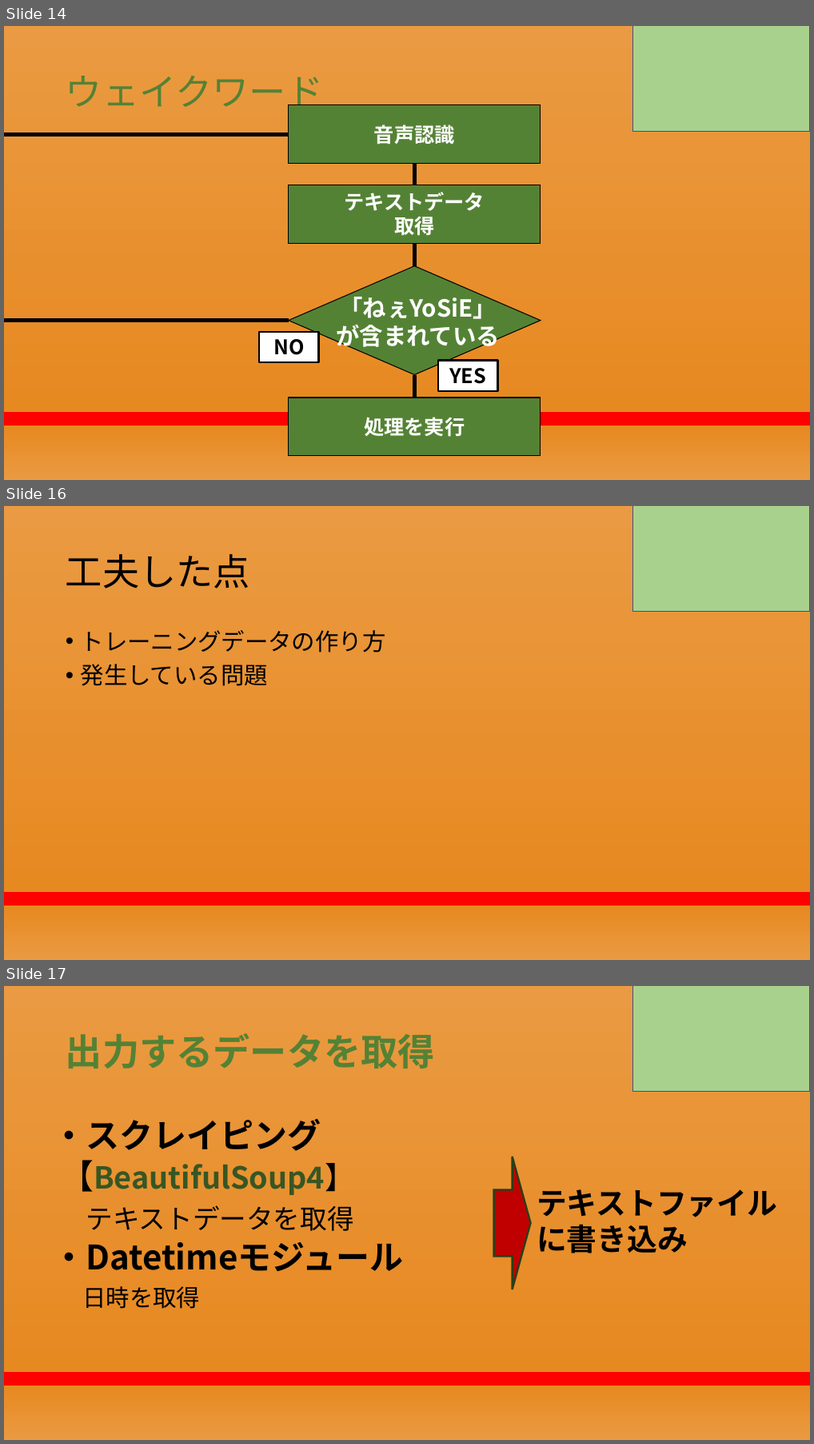
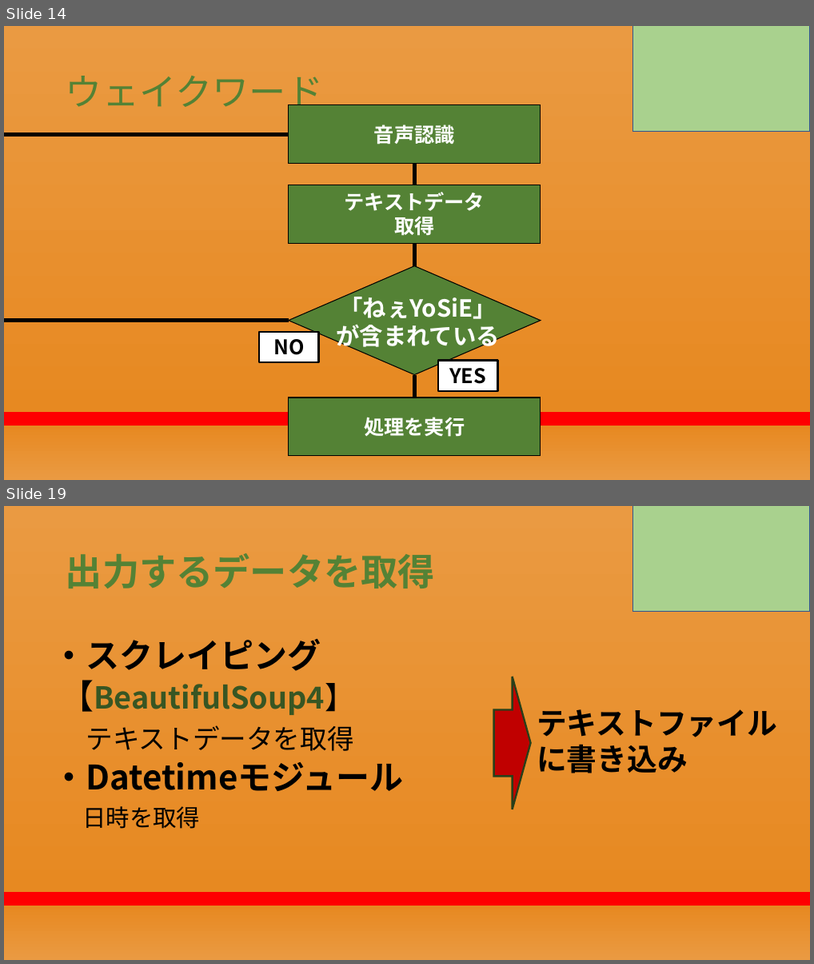
Before and after one commit to RikiishiSuzunosuke/AIspeaker_yosie, a slide deck: presentation/AIスピーカー開発_2.pptx. Shown one above the other, each under a label of ours: slides 14, 16 and 17 before the commit, slides 14 and 19 after it; the slides between them are not shown. The pictures are 814x1444 and 814x964 pixels, drawn with LibreOffice and Linux fonts; fonts in the diff are those of the drawing. Boxes give left, top, right and bottom in pixels: in the first picture for what was removed or moved away, otherwise in the second. Text is boxed around its words. In the diff, an @@ line names an element or a change of style, - is before the commit and + after.

```diff
--- a/presentation/AIスピーカー開発_2.pptx
+++ b/presentation/AIスピーカー開発_2.pptx
@@ slide 16 removed at box(4, 506, 810, 960), background gradient #EA9A42 to #E78921 to #FF0000 @@
@@ rectangle removed at box(633, 506, 810, 612) @@
@@ title removed at box(66, 554, 250, 588) @@
-工夫した点
@@ text removed at box(81, 630, 386, 686) @@
-• トレーニングデータの作り方
-• 発生している問題
@@ what was slide 17 is now slide 19 @@
```
Also in this commit, not shown: 4 slides added, 1 other slide removed.
